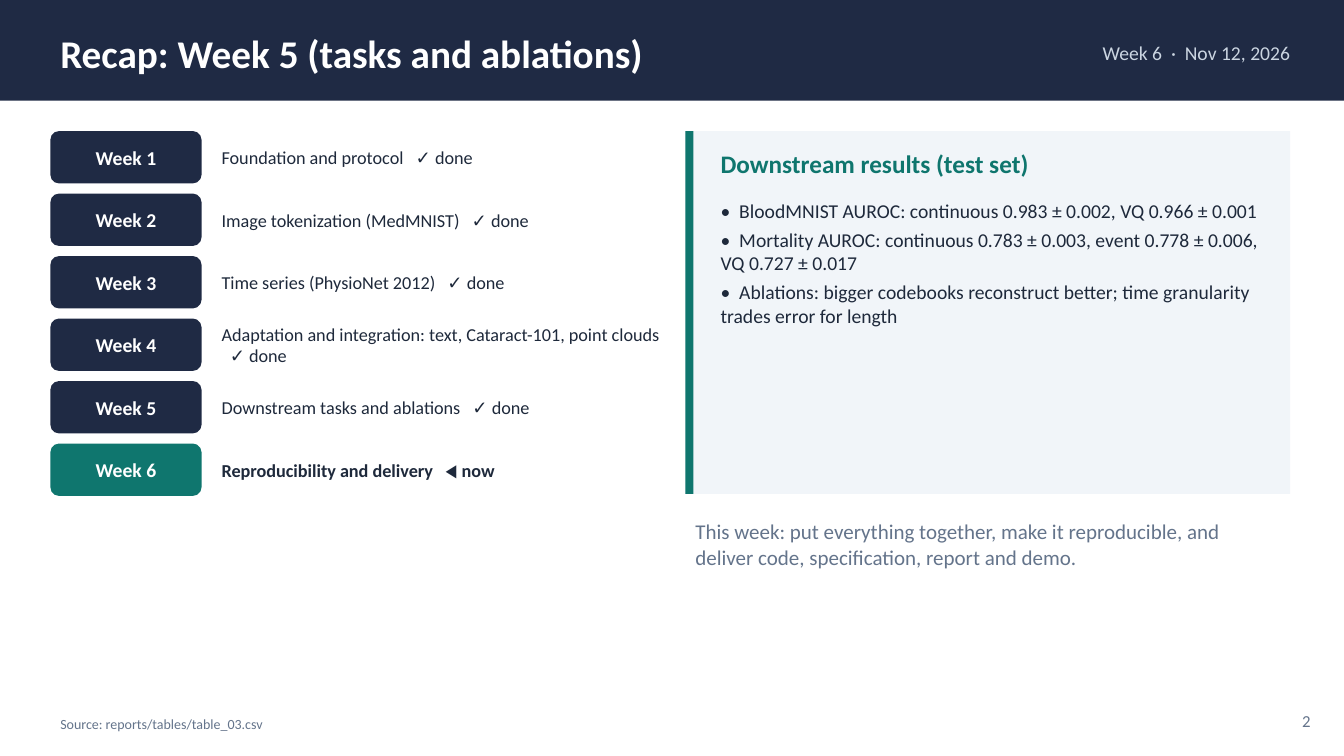
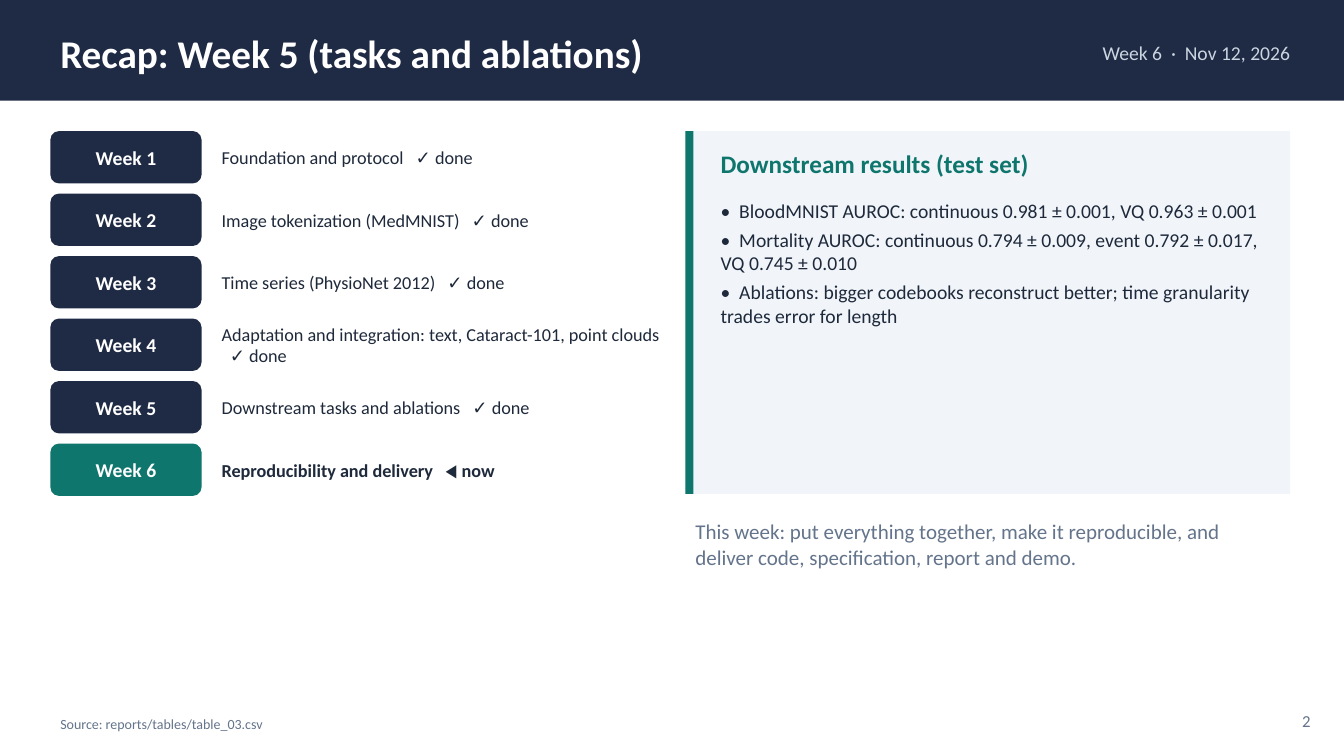
Before and after one commit to REDOANUZZAMAN/medtok, a slide deck: slide 2 of slides/week06_progress.pptx. Drawn at 1344x756 pixels with LibreOffice and Linux fonts; fonts in the diff are those of the drawing. Boxes give left, top, right and bottom in pixels: in the first picture for what was removed or moved away, otherwise in the second. Text is boxed around its words. In the diff, an @@ line names an element or a change of style, - is before the commit and + after.

```diff
--- a/slides/week06_progress.pptx
+++ b/slides/week06_progress.pptx
@@ text at (721,204,1258,273): text changed @@
-• BloodMNIST AUROC: continuous 0.983 ± 0.002, VQ 0.966 ± 0.001
-• Mortality AUROC: continuous 0.783 ± 0.003, event 0.778 ± 0.006, VQ 0.727 ± 0.017
+• BloodMNIST AUROC: continuous 0.981 ± 0.001, VQ 0.963 ± 0.001
+• Mortality AUROC: continuous 0.794 ± 0.009, event 0.792 ± 0.017, VQ 0.745 ± 0.010
```
Also in this commit, not shown: 1 other slide changed, 1 other file.
